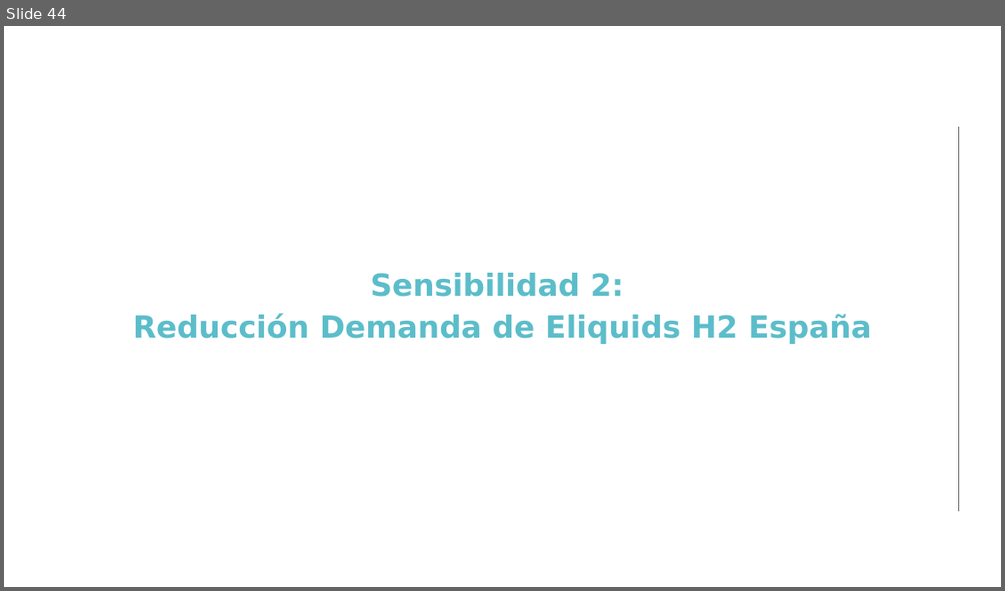
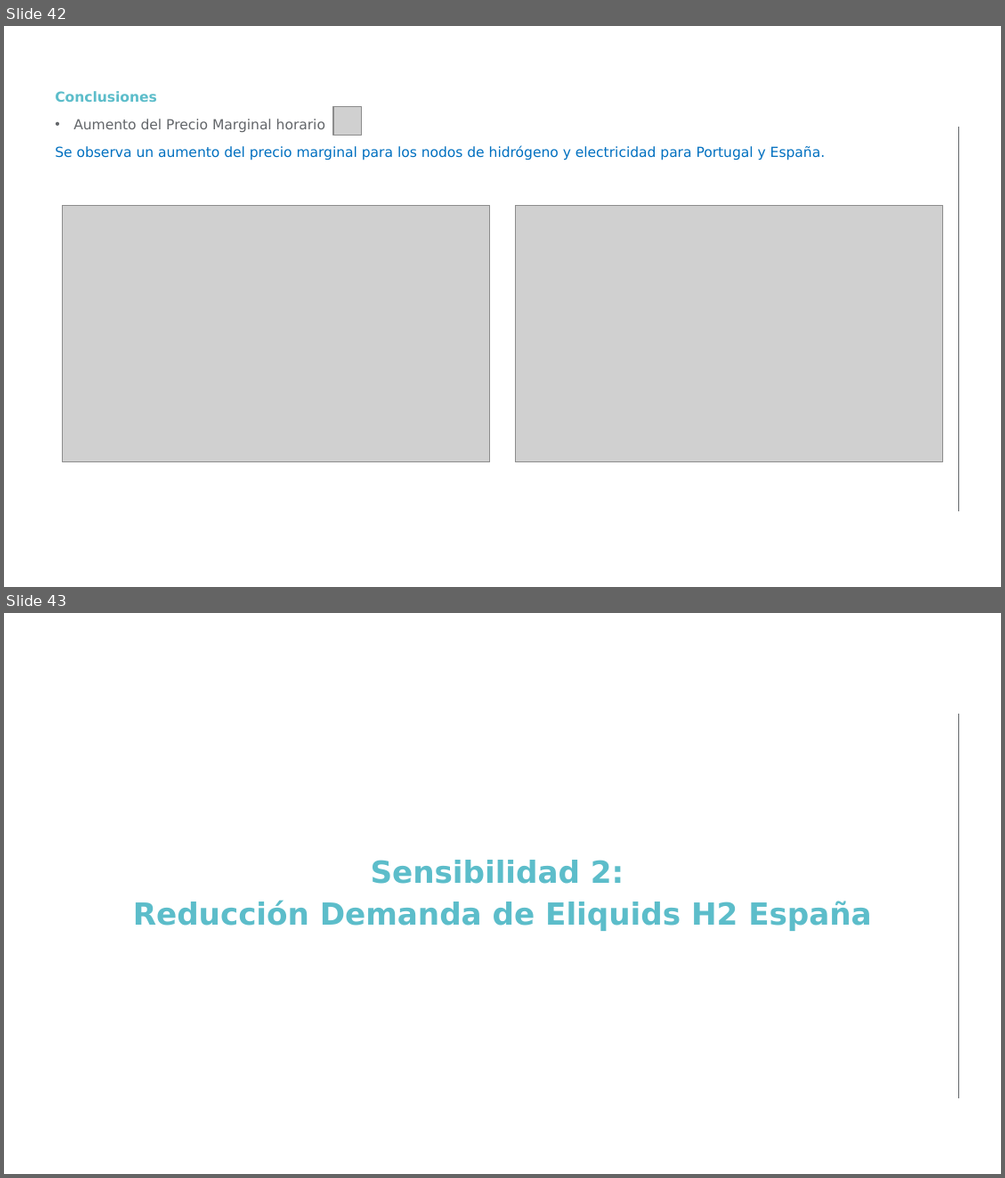
Before and after one commit to anabatres28-png/Dispatching-Project-in-PypSA, a slide deck: hojas_de_datos/presentación.pptx. Shown one above the other, each under a label of ours: slide 44 before the commit, slides 42 and 43 after it. The pictures are 1005x591 and 1005x1178 pixels, drawn with LibreOffice and Linux fonts; fonts in the diff are those of the drawing; grey boxes stand for pictures; background and template pictures are left out. Boxes give left, top, right and bottom in pixels: in the first picture for what was removed or moved away, otherwise in the second. Text is boxed around its words. In the diff, an @@ line names an element or a change of style, - is before the commit and + after.

```diff
--- a/hojas_de_datos/presentación.pptx
+++ b/hojas_de_datos/presentación.pptx
@@ slide 42 added at (4, 26, 1001, 587), background #FFFFFF; not listed: 1 template element that a slide beside it also shows @@
@@ text added at (55, 91, 825, 160), 10 pt, text #0070C0 @@
+Conclusiones
+• Aumento del Precio Marginal horario
+Se observa un aumento del precio marginal para los nodos de hidrógeno y electricidad para Portugal y España.
@@ picture added at (333, 107, 361, 135) @@
@@ picture added at (63, 206, 491, 463) @@
@@ picture added at (516, 206, 943, 463) @@
@@ what was slide 44 is now slide 43 @@
```
Also in this commit, not shown: 12 slides changed, 48 other slides added, 47 slides removed, 22 other files.
